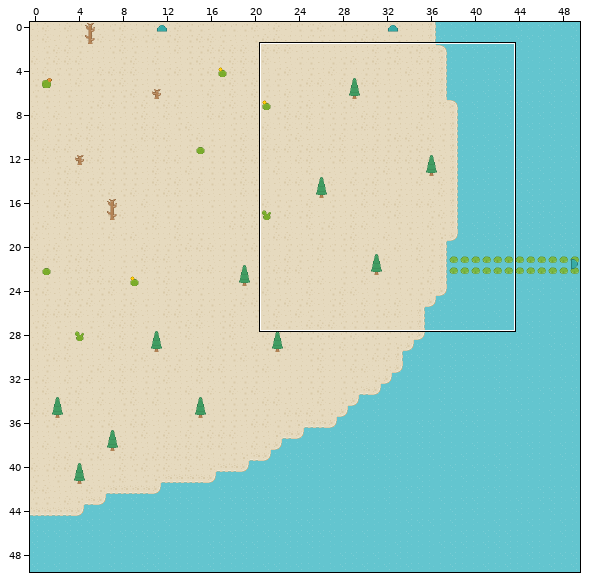
One commit to this Tiled map: client/maps/The Sandy Beach.tmx. The picture above shows the old version from afar; the outline marks the close-up.
Close-up. Earlier state:
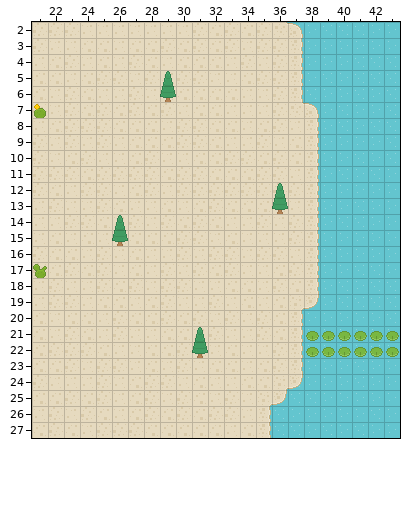
Cells are 16x16 px. Shown: x 21..43, y 2..27. The commit also changed other parts of the map, which this record leaves out.
After:
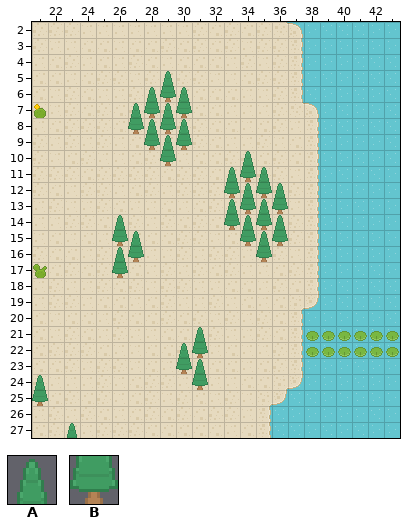
Key: from "roguelikeSheet": A 878, B 964.
_ is an empty cell.
From old to new:
Layer "Deco0":
y 7: x 28..30 ___ -> BAB
y 8: x 27..30 ____ -> BABA
y 9: x 28..30 ___ -> BAB
y 10: x 29 _ -> B
y 11: x 34 _ -> B
y 12: x 33..35 ___ -> BAB
y 13: x 33..35 ___ -> ABA
y 14: x 33..36 ____ -> BABA
y 15: x 34..36 ___ -> BAB
y 16: x 26..27 __ -> AB; x 35 _ -> B
y 17: x 26 _ -> B
y 23: x 30..31 __ -> BA
y 24: x 31 _ -> B
y 25: x 21 _ -> B
Layer "Above0":
y 6: x 28 _ -> A; x 30 _ -> A
y 7: x 27 _ -> A
y 10: x 34 _ -> A
y 11: x 33 _ -> A; x 35 _ -> A
y 15: x 27 _ -> A
y 22: x 30 _ -> A
y 24: x 21 _ -> A
y 27: x 23 _ -> A
Where, in picture pixels (left, top, right, bottom), the same in both close-ups:
added: (128, 87, 192, 166)
added: (224, 151, 288, 262)
added: (112, 231, 144, 278)
added: (176, 343, 208, 390)
added: (32, 375, 48, 406)
added: (67, 423, 77, 438)
